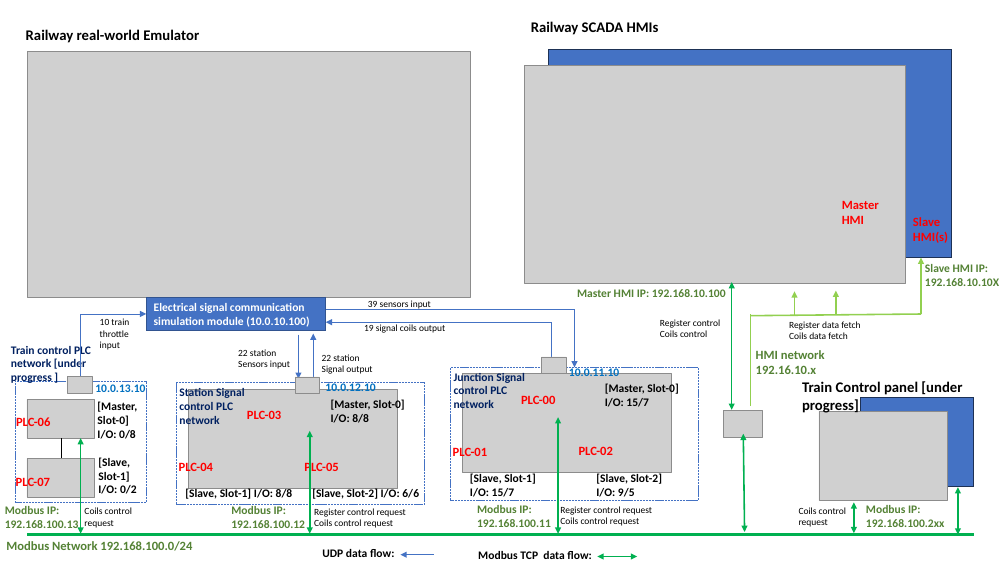
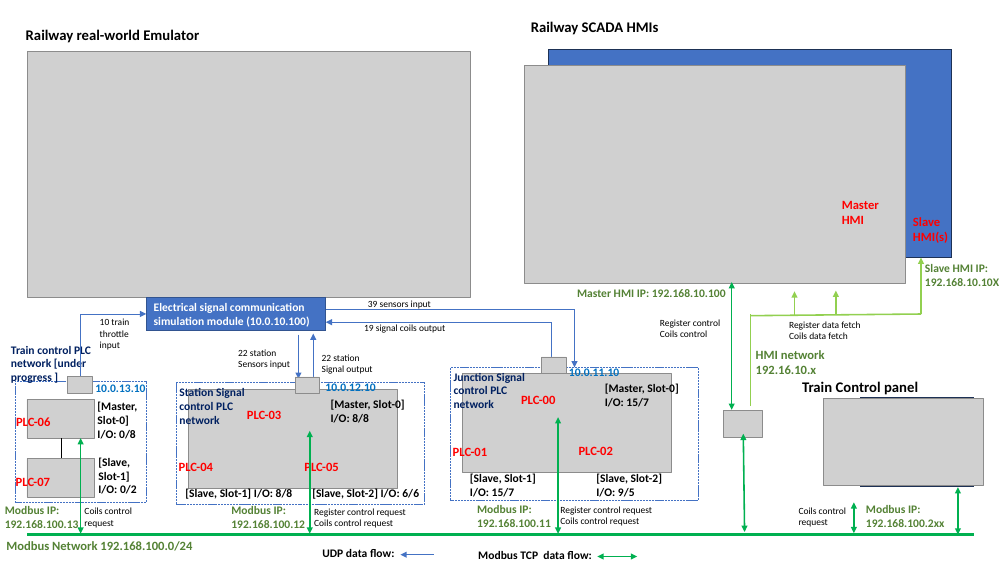
Before and after one commit to mrminhaz87/Railway-IT-OT-Demo, a slide deck: slide 8 of doc/designDoc.pptx. Drawn at 1008x567 pixels with LibreOffice and Linux fonts; fonts in the diff are those of the drawing; grey boxes stand for pictures. Boxes give left, top, right and bottom in pixels: in the first picture for what was removed or moved away, otherwise in the second. Text is boxed around its words. In the diff, an @@ line names an element or a change of style, - is before the commit and + after.

```diff
--- a/doc/designDoc.pptx
+++ b/doc/designDoc.pptx
@@ text at <box>802,381,918,395</box>: text changed @@
-Train Control panel [under progress]
+Train Control panel
@@ picture: place and size @@
-picture at <box>819,411,948,501</box>
+picture at <box>823,399,984,485</box>
```
Also in this commit, not shown: 8 other files.
